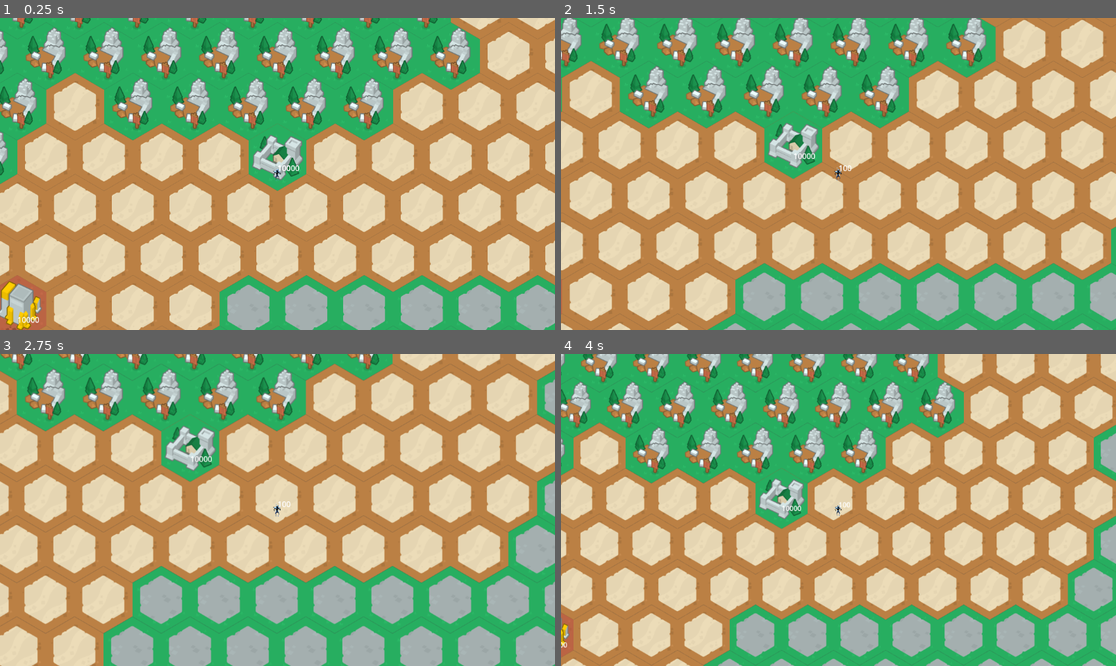
Above: before the commit, frames 1-4 (two rows, left to right).
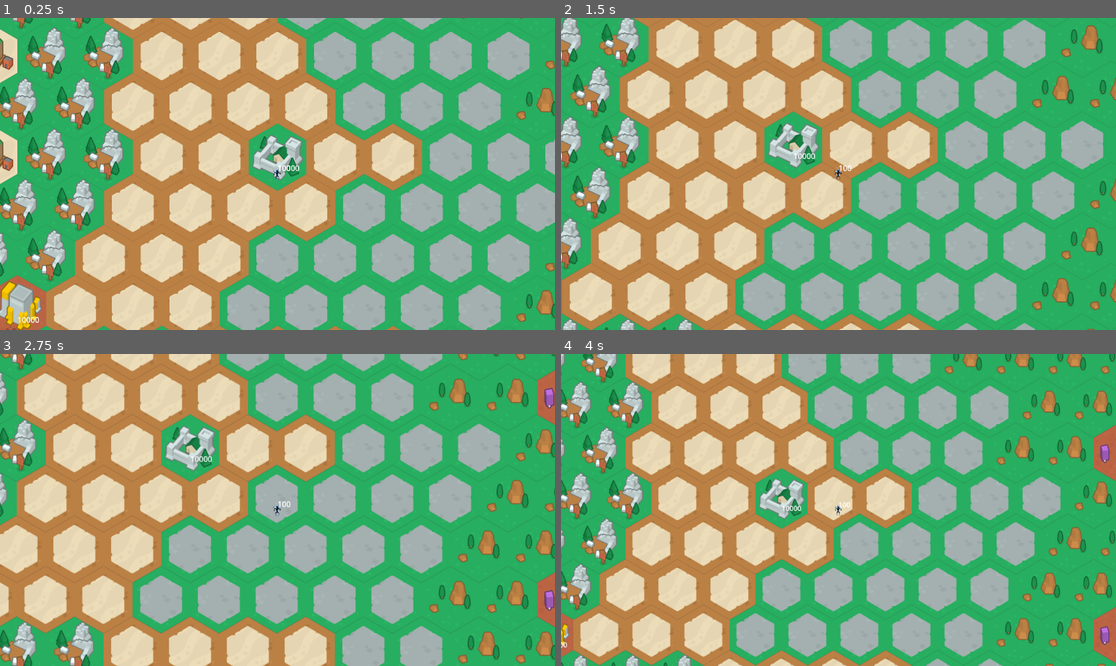
Above: after the commit, the same moments.

Repository: ThirdBlockStudios/Swarm
Game: Godot game, scene res://Scenes/Objects/world.tscn
Two runs of this game, one before a commit and one after it. Both use one fixed random seed, a clock stepped at 60 frames per second and the inputs below.
Inputs (mouse positions are in pixels of both pictures, inside the frame that each line leads up to):
- Up to frame 1 (0.25 s): no input
- Up to frame 2 (1.5 s): tap Enter at 0.5 s; move the mouse to (960, 158) at 0.52 s; press the mouse at (960, 158) at 0.53 s; hold Right (ui_right) 0.53-1.28 s; move the mouse to (727, 189) at 1.27 s; release the mouse at (727, 189) at 1.28 s; hold Down (ui_down) from 1.28 s (still down); tap Space (center_camera) at 1.35 s
- Up to frame 3 (2.75 s): move the mouse to (333, 441) at 2.02 s; release Down (ui_down) at 2.03 s; hold Right (ui_right) from 2.03 s (still down); hold Middle mouse button (pan_with_mouse) from 2.03 s (still down)
- Up to frame 4 (4 s): move the mouse to (810, 572) at 2.77 s; release Right (ui_right) at 2.78 s; release Middle mouse button (pan_with_mouse) at 2.78 s; hold Up (ui_up) 2.78-3.53 s; tap Shift (shift) at 2.85 s; move the mouse to (1005, 556) at 3.52 s; hold Left (ui_left) from 3.53 s (still down); tap Mouse wheel down (zoom_in) at 3.6 s

The runs differ from the first frame. In frame 1, 56% of the frame differs, in the area x 0-100%, y 0-100%; in frame 2, 58%; in frame 3, 60%; in frame 4, 62%.
Error in both runs: Invalid access to property or key 'position' on a base object of type 'null instance'. (res://Scenes/Components/CameraComponent.gd:36)

Commit message:
perlin w/ frequency

Diff:
--- a/Scenes/Objects/world.gd
+++ b/Scenes/Objects/world.gd
@@ -1,7 +1,9 @@
 class_name World
 extends Node2D
 
-const MAP_SIZE: Vector2 = Vector2(1920, 1080)
+const MAP_SIZE: Vector2 = Vector2(256, 256)
+const ATLAS_SIZE: Vector2 = Vector2(11, 11)
+const NOISE_FREQUENCY: float = 0.05
 
 var player: Player
 var enemyBase: EnemyBase
@@ -25,20 +27,31 @@
 
 func generate_world():
     var spawn = tilemap.local_to_map(Vector2(0, 0))
-
     var noise_generator = FastNoiseLite.new()
     noise_generator.set_noise_type(FastNoiseLite.TYPE_PERLIN)
-    noise_generator.seed = randi();
+    noise_generator.set_frequency(NOISE_FREQUENCY)
+#    noise_generator.set_fractal_octaves(10)
+    noise_generator.seed = randi()
 
     for x in MAP_SIZE.x:
         for y in MAP_SIZE.y:
             # MAP_SIZE / 2 to center the map relative to origin (0, 0).
             var coordinates = Vector2i(spawn.x - MAP_SIZE.x / 2 + x, spawn.y - MAP_SIZE.y / 2 + y)
-            # These parameters need tuning. Atlas needs to also be set up for
-            # procedural generation i.e. grass tiles with grass, mountains with mountain,
-            # exclude tower tiles.
-            var noise_value = noise_generator.get_noise_2d(coordinates.x, coordinates.y) * 10
-            var atlas_coordinates = Vector2(round((noise_value * 10) / 5 + 6), round((noise_value * 10) / 5 + 6))
+            # TODO(nkuang): Atlas needs to also be set up for procedural generation i.e. grass
+            # tiles with grass, mountains with mountain, exclude tower tiles.
+
+            # The noise generator returns a value from [-1, 1]. Assuming the
+            # tile atlas is square (N x N), we multiple the noise value by N to
+            # span the entire atlas since the noise value maps to a specific
+            # tile in the atlas.
+            #
+            # Note that most noise functions don't produce values close to the extrema.
+            var noise_value = (noise_generator.get_noise_2dv(coordinates)) * (ATLAS_SIZE.x / 2)
+#            var noise_value = (noise_generator.get_noise_2dv(coordinates)) * 110
+            # Atlas mapping requires positive, integer coordinates.
+            var atlas_x = abs(round(noise_value + (ATLAS_SIZE.x / 2)))
+            var atlas_y = abs(round(noise_value + (ATLAS_SIZE.x / 2)))
+            var atlas_coordinates = Vector2(atlas_x, atlas_y)
             tilemap.set_cell(0, coordinates, 0, atlas_coordinates, 0)
 
 
